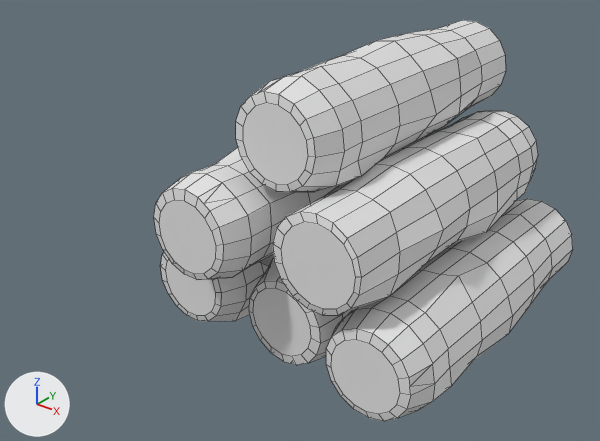
Before and after pictures for a commit that changed the FBX model Assets/Buildings/Wood.fbx.
Both versions are drawn from a 50 mm lens placed at (29.6, -46.3, 26.9), pointed at (-2.3, -6.4, 2.3). Lighting does not change. The marker at lower left points along +X, +Y and +Z. Mesh edges are drawn as thin lines. Where no turn or scale is listed for an object, it has been applied to the vertices.

Script lines for the objects in view, before the commit:
```python
ob_floor = bpy.data.objects.new('Floor', me_plane_001)
ob_floor.location = (-3.27, 1.42, -1.04)
ob_wood = bpy.data.objects.new('Wood', me_cylinder)
ob_wood.location = (-8.85, 0.99, -3.17)
ob_wood_001 = bpy.data.objects.new('Wood.001', me_cylinder_006)
ob_wood_001.location = (-0.56, 1.25, -3.17)
ob_wood_002 = bpy.data.objects.new('Wood.002', me_cylinder_007)
ob_wood_002.location = (7.14, -0.23, -3.17)
ob_wood_003 = bpy.data.objects.new('Wood.003', me_cylinder_008)
ob_wood_003.location = (3.87, -0.96, 3.64)
ob_wood_004 = bpy.data.objects.new('Wood.004', me_cylinder_009)
ob_wood_004.location = (-4.88, -2.7, 3.34)
ob_wood_005 = bpy.data.objects.new('Wood.005', me_cylinder_010)
ob_wood_005.location = (-0.33, 0.5, 9.62)
```
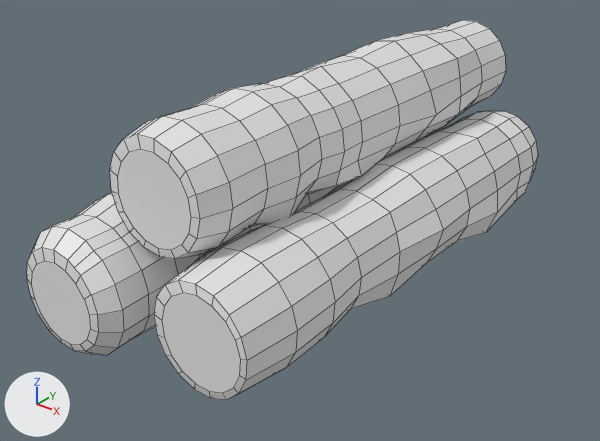
The newer file is also rescaled (x0.52), turned or shifted as a whole; pictures and numbers use the older file's frame.

What differs and where, as boxes [x1, y1, x2, y2] in the pictures (600 x 441 px):
'Wood.003', reshaped (45% wider, 41% taller)
    before: [273, 111, 538, 315]
    after: [154, 111, 538, 400]
'Wood.005', reshaped (46% wider, 39% taller)
    before: [236, 20, 506, 192]
    after: [110, 20, 506, 259]
'Wood.004', reshaped
    before: [154, 147, 339, 280]
    after: [27, 185, 339, 355]
'Wood.002', deleted
    before: [326, 199, 573, 421]
    faces in mat_wood (white #e7e7e7): [330, 199, 573, 418]
    faces in mat_woodcut (white #e7e7e7): [326, 328, 433, 421]
'Wood.001', deleted
    before: [249, 258, 352, 365]
    faces in mat_woodcut (white #e7e7e7): [249, 281, 320, 365]
    faces in mat_wood (white #e7e7e7): [255, 258, 352, 363]
'Wood', deleted
    before: [160, 252, 269, 321]
    faces in mat_woodcut (white #e7e7e7): [160, 252, 221, 321]
    faces in mat_wood (white #e7e7e7): [209, 262, 269, 321]
'Floor', deleted
    before: [259, 254, 274, 266]
part 1 of me_cylinder_008, built on
    before: [273, 212, 362, 315]
    after: [154, 212, 362, 400]
part 2 of me_cylinder_009, built on
    before: [154, 188, 223, 280]
    after: [27, 193, 223, 355]
part 3 of me_cylinder_010, built on
    before: [236, 75, 343, 192]
    after: [110, 75, 343, 259]

The change in detail:
me_cylinder_008 is used by ob_wood_003; location (3.87, -0.96, 3.64).
me_cylinder_008 had 171 vertices, 157 faces and spanned x -3.8..4.1, y -11.9..11.8, z -4.2..3.7.
me_cylinder_008 now has 222 vertices, 208 faces and spans x -3.8..4.1, y -21.6..11.8, z -4.2..3.7.
Part 1, on me_cylinder_008:
17 vertices are removed from x -2.5..2.9, y -11.9, z -2.7..2.7.
18 faces are deleted.
68 vertices are added at x -3.5..3.8, y -21.6..-14.8, z -3.7..3.6.
51 new faces join them, mat_wood (white #e7e7e7).
18 new faces join them, mat_woodcut (white #e7e7e7).
me_cylinder_009 is used by ob_wood_004; location (-4.88, -2.7, 3.34).
me_cylinder_009 had 171 vertices, 157 faces and spanned x -4.1..3.8, y -11.8..11.9, z -4.2..3.7.
me_cylinder_009 now has 261 vertices, 247 faces and spans x -4.3..4.0, y -21.5..11.9, z -4.2..4.2.
Part 2, on me_cylinder_009:
17 vertices are removed from x -2.5..2.5, y -11.8, z -2.5..2.5.
18 faces are deleted.
95 vertices are added at x -4.3..3.9, y -21.5..-13.8, z -3.9..4.2.
6 new vertices lie (0.1, -1.9, 0.0) away from vertices in x 2.0..3.9, y -18.4, z -2.3..3.3.
6 new vertices lie (0.0, 1.9, 0.0) away from vertices in x -3.8..0.1, y -20.3, z -2.3..3.9.
80 new faces join them, mat_wood (white #e7e7e7).
28 new faces join them, mat_woodcut (white #e7e7e7).
me_cylinder_010 is used by ob_wood_005; location (-0.33, 0.5, 9.62).
me_cylinder_010 had 171 vertices, 157 faces and spanned x -4.1..4.0, y -11.8..11.9, z -4.4..4.0.
me_cylinder_010 now has 243 vertices, 229 faces and spans x -4.1..4.0, y -21.5..11.9, z -4.4..4.0.
Part 3, on me_cylinder_010:
18 vertices are removed from x -2.5..2.5, y -11.8..-11.7, z -2.5..2.8.
21 faces are deleted.
17 vertices move from x -3.2..3.0, y -11.7, z -3.0..3.1 to x -3.6..3.4, y -11.7, z -3.5..3.6.
90 vertices are added at x -3.9..3.9, y -21.5..-11.7, z -3.9..3.9.
65 new faces join them, mat_wood (white #e7e7e7).
28 new faces join them, mat_woodcut (white #e7e7e7).
Object 'Floor' (ob_floor) is deleted.
Object 'Wood.001' (ob_wood_001) is deleted.
Object 'Wood.002' (ob_wood_002) is deleted.
Object 'Wood' (ob_wood) is deleted.
